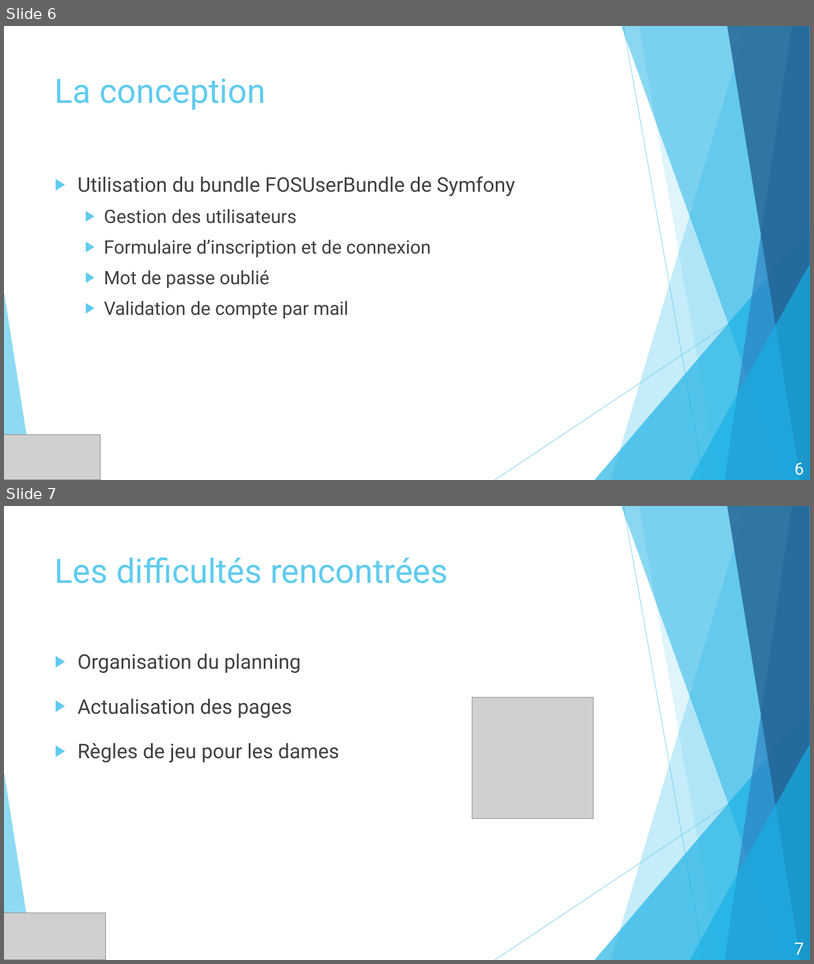
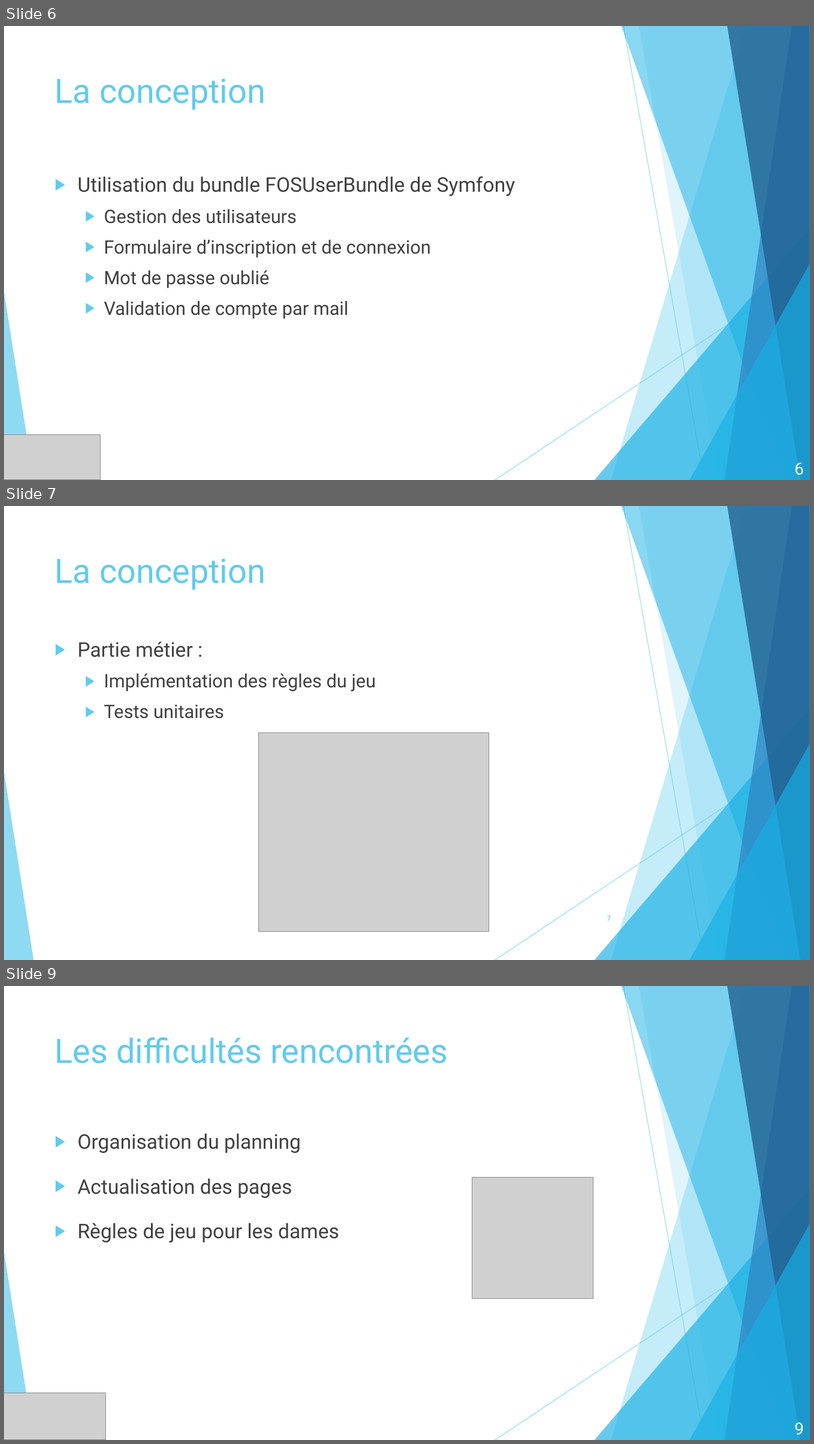
Before and after one commit to Thoril/JeuDeDames, a slide deck: Documents/Présentation.pptx. Shown one above the other, each under a label of ours: slides 6 and 7 before the commit, slides 6, 7 and 9 after it; the slides between them are not shown. The pictures are 814x964 and 814x1444 pixels, drawn with LibreOffice and Linux fonts; fonts in the diff are those of the drawing; grey boxes stand for pictures. Boxes give left, top, right and bottom in pixels: in the first picture for what was removed or moved away, otherwise in the second. Text is boxed around its words. In the diff, an @@ line names an element or a change of style, - is before the commit and + after.

```diff
--- a/Documents/Présentation.pptx
+++ b/Documents/Présentation.pptx
@@ slide 7 added at (x1=4, y1=506, x2=810, y2=960), background #FFFFFF; not listed: 10 template elements that a slide beside it also shows @@
@@ title added at (x1=55, y1=558, x2=266, y2=590), 40 pt, text #5FCBEF @@
+La conception
@@ text added at (x1=78, y1=642, x2=377, y2=718), 22 pt, text #404040 @@
+▶ Partie métier :
+  ▶ Implémentation des règles du jeu
+  ▶ Tests unitaires
@@ picture added at (x1=258, y1=733, x2=489, y2=931) @@
@@ page number added at (x1=607, y1=915, x2=611, y2=921), 9 pt, text #5FCBEF @@
+7
@@ what was slide 7 is now slide 9 @@
@@ page number at (x1=795, y1=1422, x2=804, y2=1434): text changed @@
-7
+9
```
Also in this commit, not shown: 1 slide changed, 1 other slide added, 1 other file.
